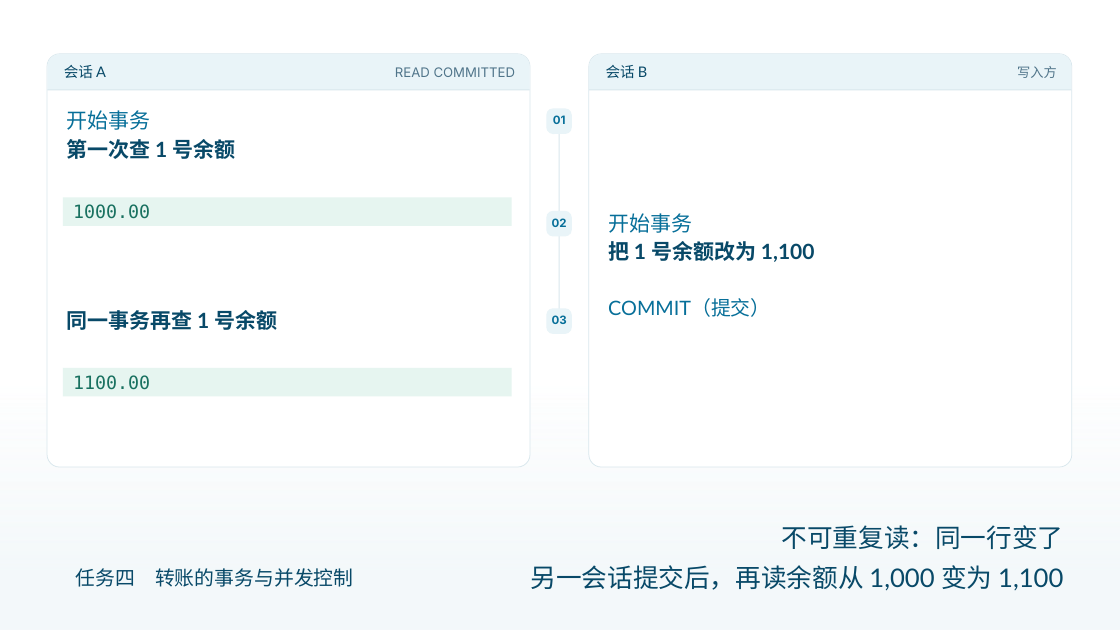
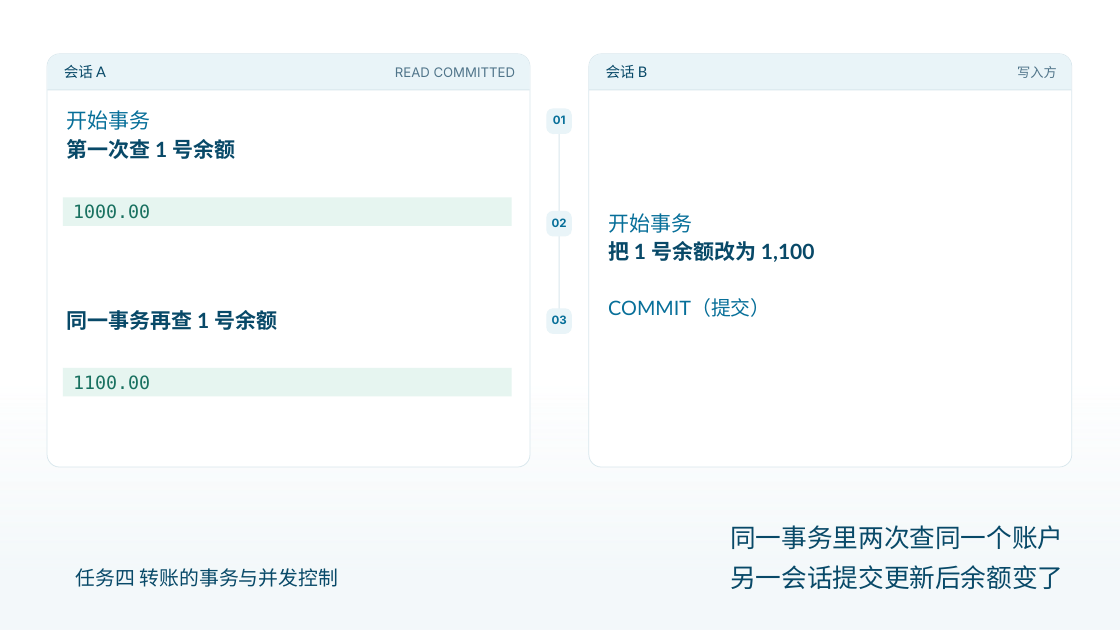
Before and after one commit to AurLemon/pageslip-demo, a slide deck: slide 7 of presentations/task-4-transactions.pptx. Drawn at 1120x630 pixels with LibreOffice and Linux fonts; fonts in the diff are those of the drawing. Boxes give left, top, right and bottom in pixels: in the first picture for what was removed or moved away, otherwise in the second. Text is boxed around its words. In the diff, an @@ line names an element or a change of style, - is before the commit and + after.

```diff
--- a/presentations/task-4-transactions.pptx
+++ b/presentations/task-4-transactions.pptx
@@ text at bbox=[730, 525, 1063, 549]: text changed @@
-不可重复读：同一行变了
+同一事务里两次查同一个账户
@@ text "任务四 转账的事务与并发控制" rewrapped from bbox=[76, 568, 354, 587] to bbox=[76, 568, 339, 587] @@
@@ text at bbox=[730, 565, 1063, 589]: text changed @@
-另一会话提交后，再读余额从 1,000 变为 1,100
+另一会话提交更新后余额变了
```
Also in this commit, not shown: 21 other slides changed, 1 other file.
